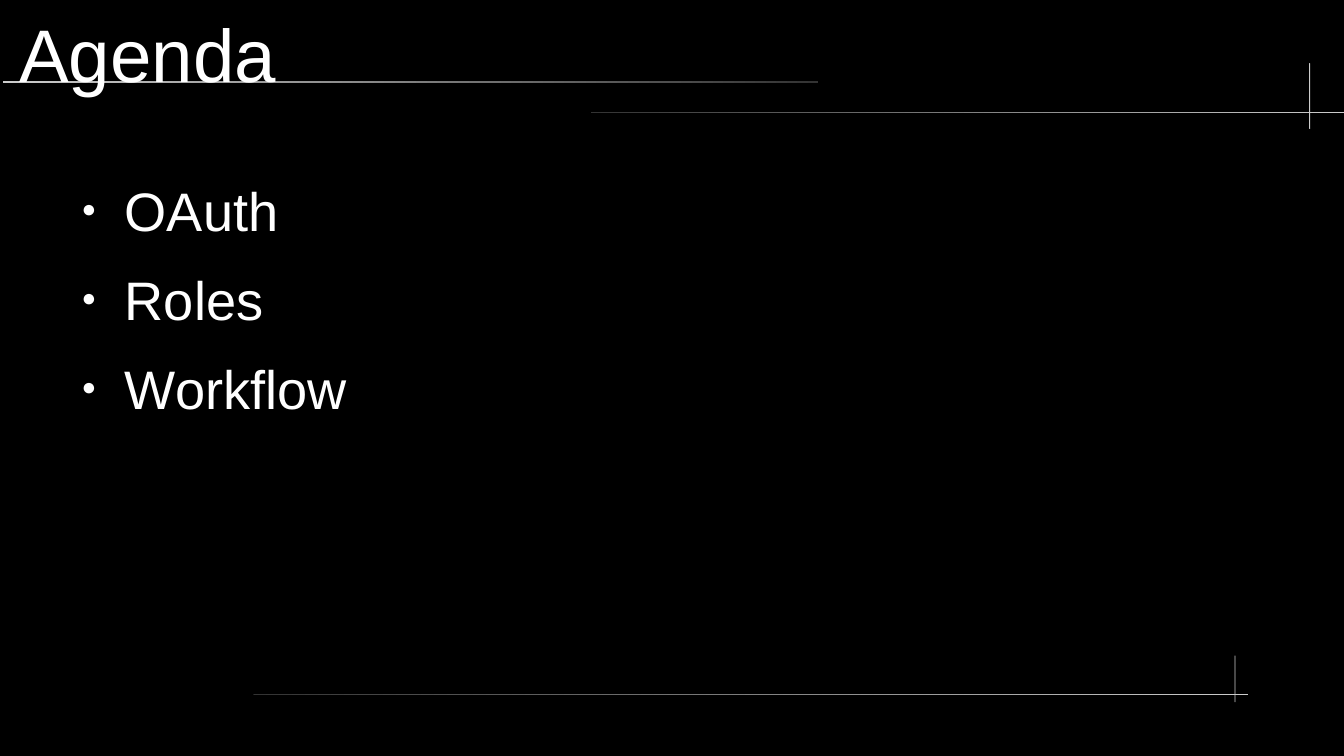
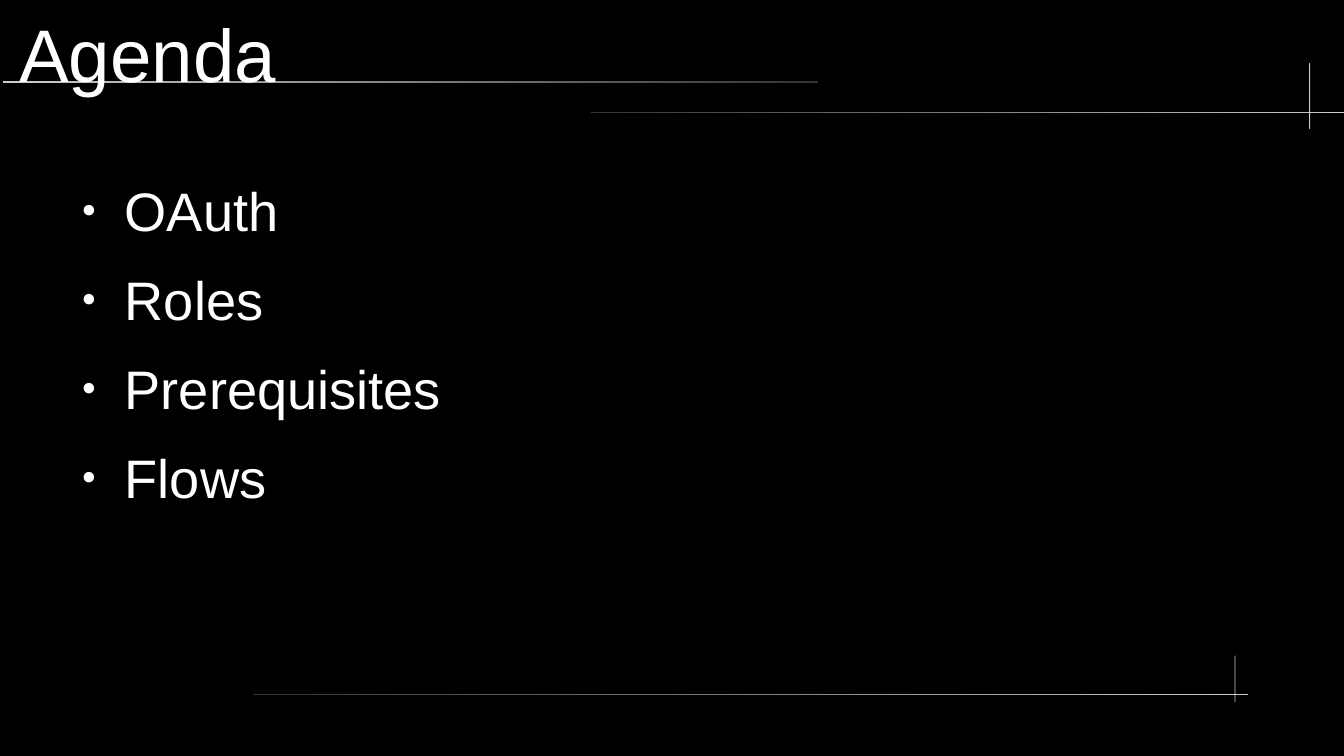
Before and after one commit to nkilders/e-portfolio-oauth2, a slide deck: slide 2 of presentation/OAuth2.odp. Drawn at 1344x756 pixels with LibreOffice and Linux fonts; fonts in the diff are those of the drawing. Boxes give left, top, right and bottom in pixels: in the first picture for what was removed or moved away, otherwise in the second. Text is boxed around its words. In the diff, an @@ line names an element or a change of style, - is before the commit and + after.

```diff
--- a/presentation/OAuth2.odp
+++ b/presentation/OAuth2.odp
@@ text at box(125, 369, 441, 499): text changed @@
-● Workflow
+● Prerequisites
+● Flows
```
Also in this commit, not shown: 3 other slides changed, 9 slides added, 1 slide removed, 6 other files.
